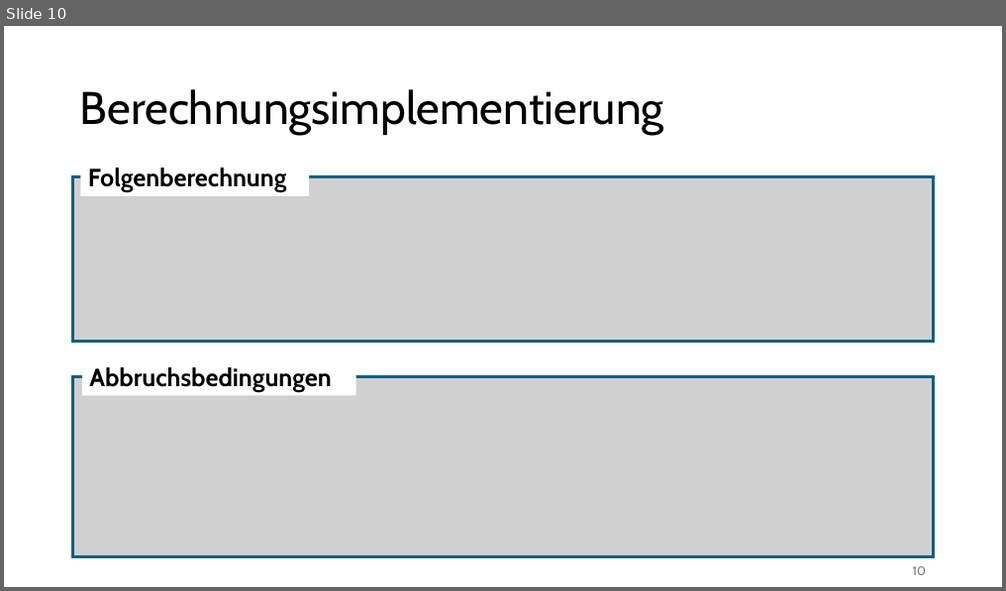
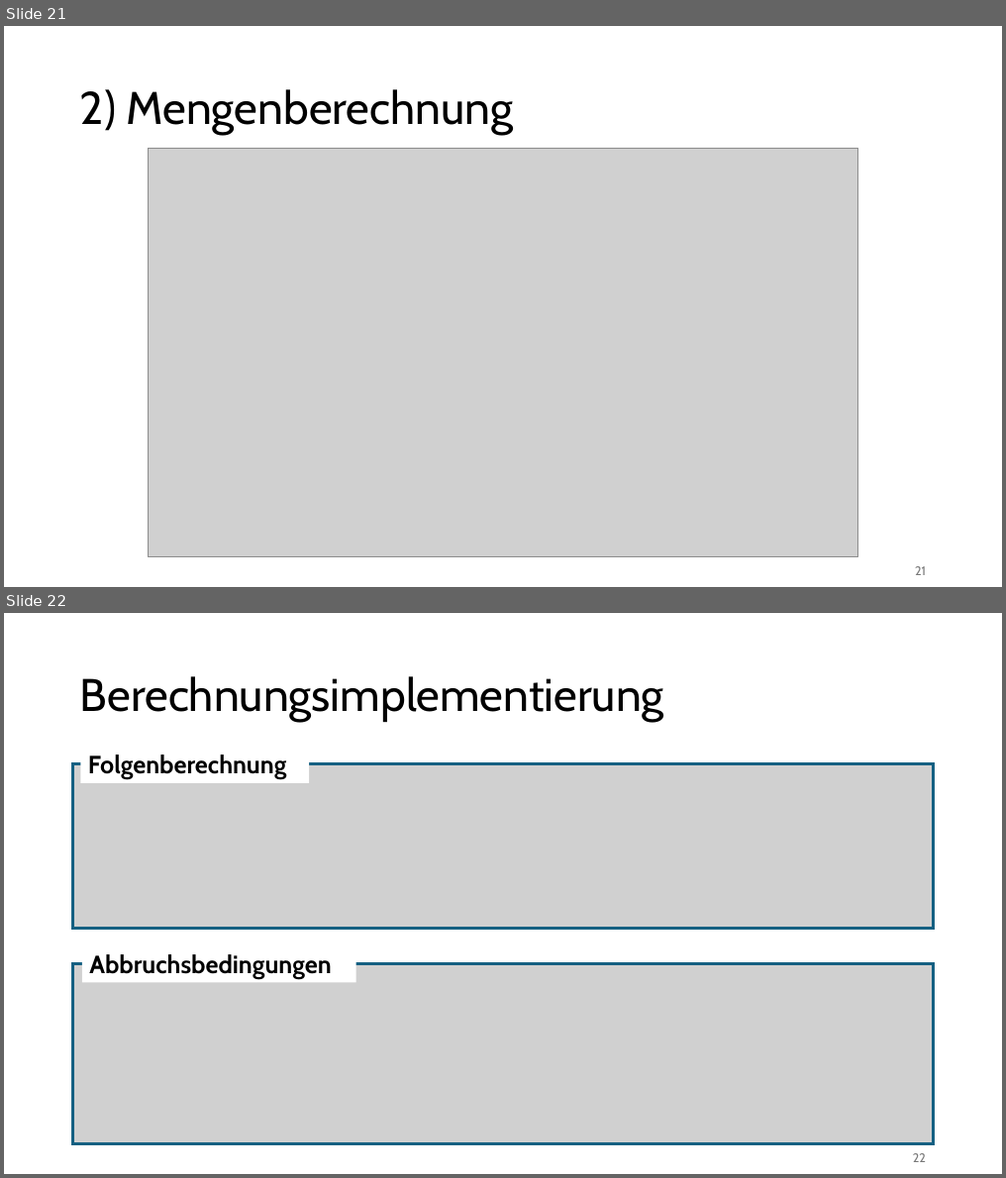
Before and after one commit to Preunicom/FractalCore, a slide deck: docs/Endpraesentation/DAPI_FractalCore_Endpraesentation.pptx. Shown one above the other, each under a label of ours: slide 10 before the commit, slides 21 and 22 after it. The pictures are 1006x591 and 1006x1178 pixels, drawn with LibreOffice and Linux fonts; fonts in the diff are those of the drawing; grey boxes stand for pictures. Boxes give left, top, right and bottom in pixels: in the first picture for what was removed or moved away, otherwise in the second. Text is boxed around its words. In the diff, an @@ line names an element or a change of style, - is before the commit and + after.

```diff
--- a/docs/Endpraesentation/DAPI_FractalCore_Endpraesentation.pptx
+++ b/docs/Endpraesentation/DAPI_FractalCore_Endpraesentation.pptx
@@ slide 21 added at box(4, 26, 1002, 587), background #FFFFFF @@
@@ title added at box(80, 89, 514, 135), 44 pt, text #000000 @@
+2) Mengenberechnung
@@ picture added at box(148, 148, 858, 558) @@
@@ page number added at box(915, 567, 926, 575), 12 pt, text #797979 @@
+21
@@ what was slide 10 is now slide 22 @@
@@ page number at box(913, 1154, 926, 1162): text changed @@
-10
+22
```
Also in this commit, not shown: 2 slides changed, 4 other slides added, 4 other files.
